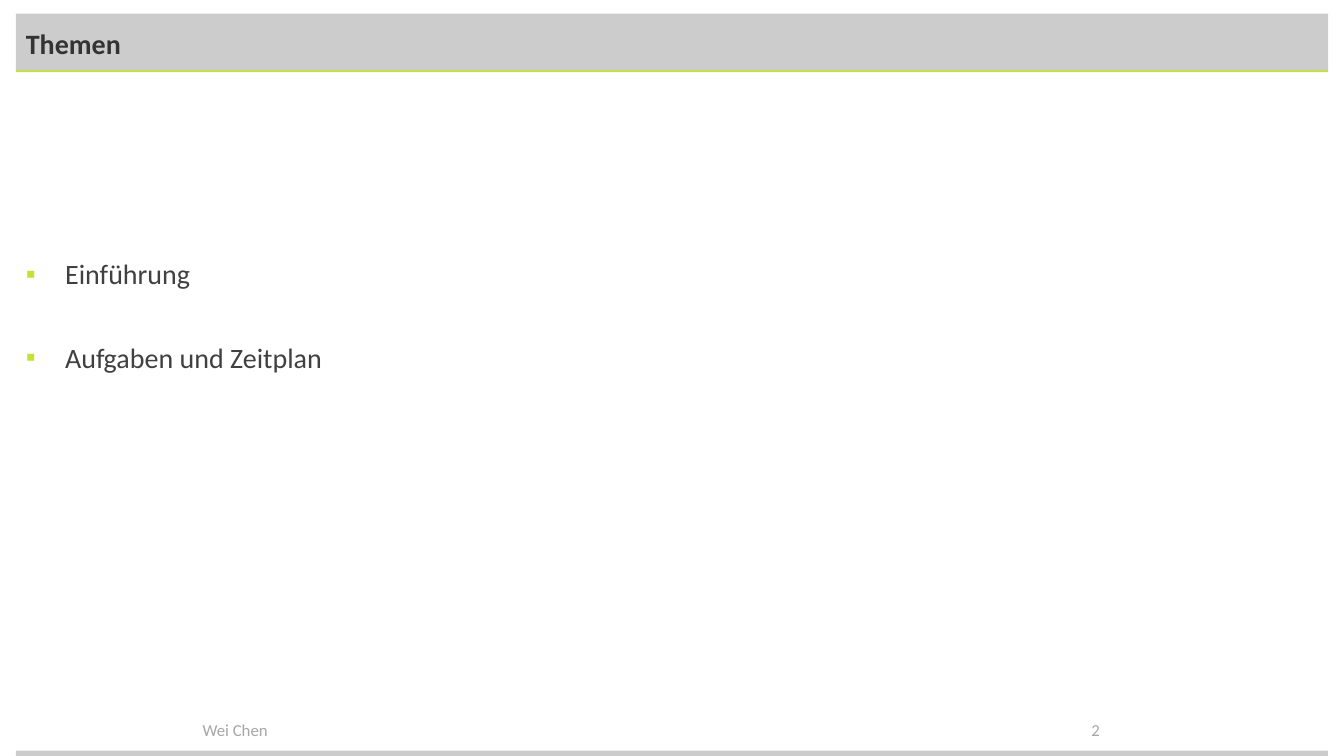
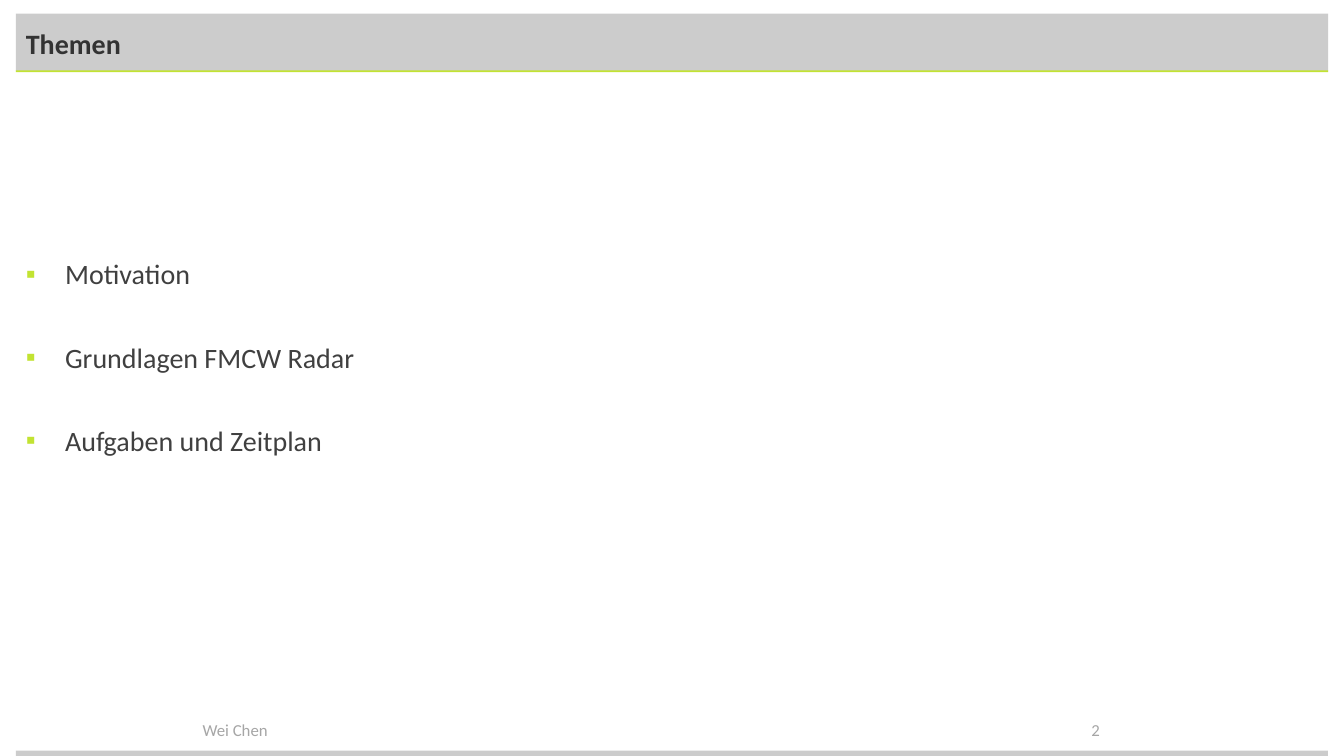
Before and after one commit to Evildes000/Range-and-Velocity-Estimation-using-FMCW-radar, a slide deck: slide 2 of Vortrag.pptx. Drawn at 1344x756 pixels with LibreOffice and Linux fonts; fonts in the diff are those of the drawing; background and template pictures are left out. Boxes give left, top, right and bottom in pixels: in the first picture for what was removed or moved away, otherwise in the second. Text is boxed around its words. In the diff, an @@ line names an element or a change of style, - is before the commit and + after.

```diff
--- a/Vortrag.pptx
+++ b/Vortrag.pptx
@@ text at (65,264,355,373): text changed @@
-▪ Einführung
+▪ Motivation
+▪ Grundlagen FMCW Radar
```
Also in this commit, not shown: 7 other slides changed, 1 other file.
